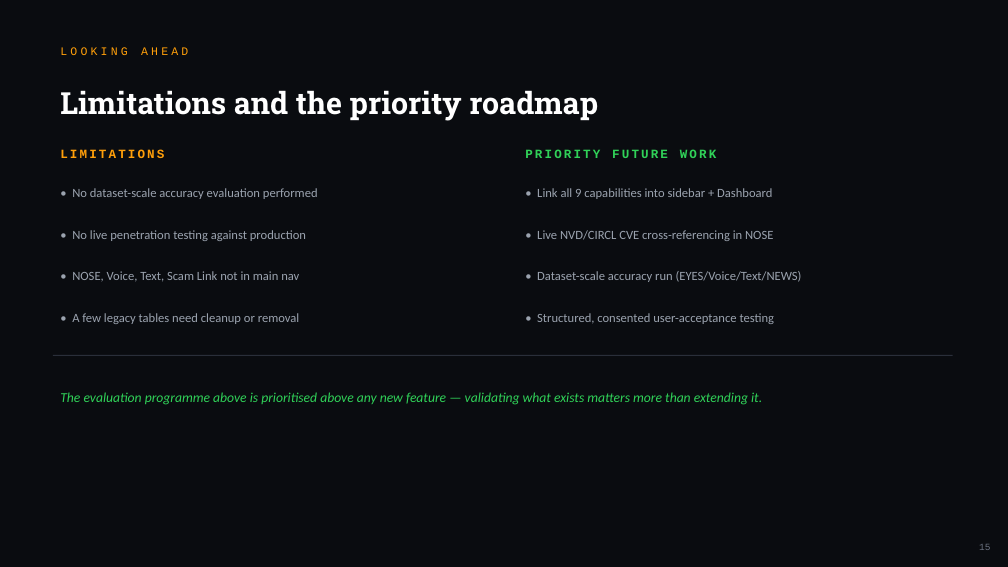
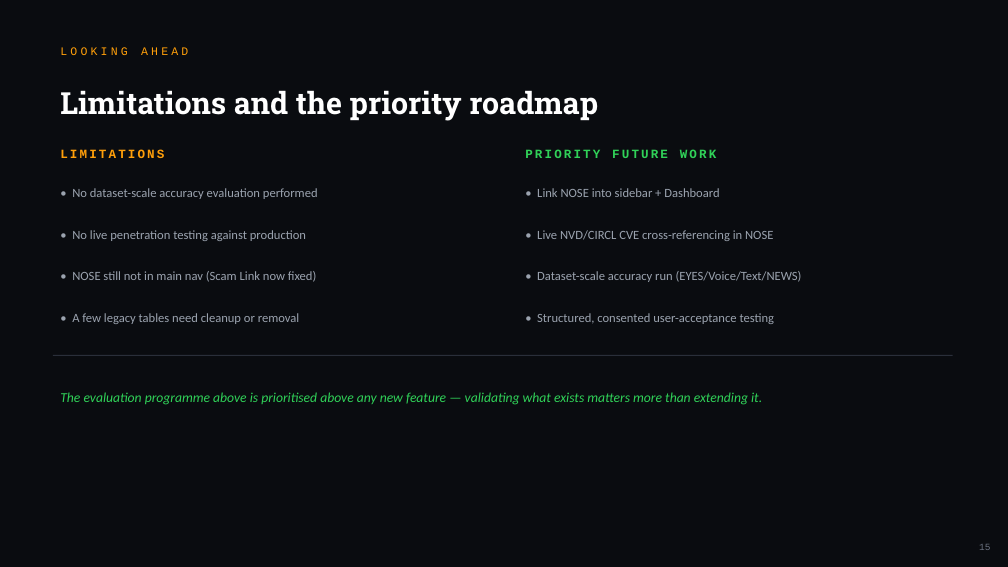
Before and after one commit to TheApeAcademy/DOBERMAN-, a slide deck: slide 15 of public/DOBERMAN_Defence_Presentation.pptx. Drawn at 1008x567 pixels with LibreOffice and Linux fonts; fonts in the diff are those of the drawing. Boxes give left, top, right and bottom in pixels: in the first picture for what was removed or moved away, otherwise in the second. Text is boxed around its words. In the diff, an @@ line names an element or a change of style, - is before the commit and + after.

```diff
--- a/public/DOBERMAN_Defence_Presentation.pptx
+++ b/public/DOBERMAN_Defence_Presentation.pptx
@@ text at bbox=[537, 188, 719, 197]: text changed @@
-• Link all 9 capabilities into sidebar + Dashboard
+• Link NOSE into sidebar + Dashboard
@@ text at bbox=[72, 271, 316, 282]: text changed @@
-• NOSE, Voice, Text, Scam Link not in main nav
+• NOSE still not in main nav (Scam Link now fixed)
```
Also in this commit, not shown: 6 other slides changed, 17 other files.
